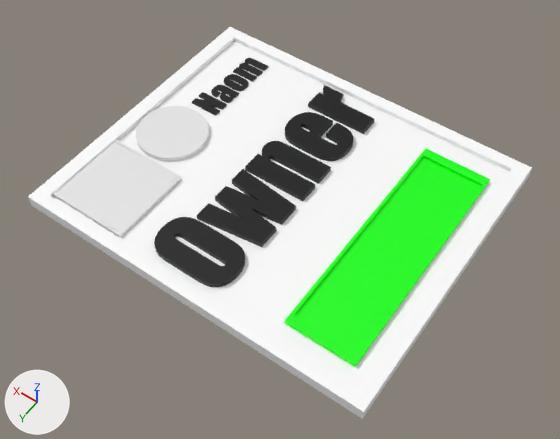
An edit to the Blender file 3D_Class_HW/Badge.blend, drawn before and after from the same camera.
The view is the same before and after, from a 50 mm camera at (-230.0, 272.0, 390.0) aimed at (-41.0, 8.0, -25.0). Arrows for +X, +Y and +Z are at lower left; the lights stay in place. The first picture is the older version.

Before the edit, the objects in view are built like this:
```python
me_circle_002 = bpy.data.meshes.new('Circle.002')
me_circle_002.from_pydata(...)  # a 32-sided cylinder along z spanning x -1.0..1.0, y -1.0..1.0, z 0.0..0.19
me_circle_002.materials.append(mat_material_003)  # its picture is missing
me_cube_001 = bpy.data.meshes.new('Cube.001')
me_cube_001.from_pydata(...)  # 20 vertices, 18 faces; spans x -1.0..1.0, y -1.0..1.0, z -1.0..2.24
me_cube_001.materials.append(mat_material_001)  # white #ffffff
me_cube_004 = bpy.data.meshes.new('Cube.004')
me_cube_004.from_pydata(...)  # 20 vertices, 18 faces; spans x -1.0..1.0, y -1.0..1.0, z -1.0..2.24
me_cube_004.materials.append(mat_material_006)  # green #00ff00
ob_circle = bpy.data.objects.new('Circle', me_circle_002)
ob_circle.parent = ob_cube
ob_circle.matrix_parent_inverse = Matrix(((0.00763, 0.0, 0.0, 0.245), (0.0, 0.00913, 0.0, 0.0866), (0.0, 0.0, 0.359, 5.264), (0.0, 0.0, 0.0, 1.0)))
ob_circle.location = (60.25, -2.185, -13.33)
ob_circle.rotation_euler = (0.0, 0.0, -3.142)  # degrees (0, 0, -180)
ob_circle.scale = (26.0, 26.0, 26.0)
ob_cube = bpy.data.objects.new('Cube', me_cube_001)
ob_cube.location = (-32.1, -9.5, -14.7)
ob_cube.scale = (131.0, 110.0, 2.78)
ob_cube_002 = bpy.data.objects.new('Cube.002', me_cube_004)
ob_cube_002.parent = ob_cube
ob_cube_002.matrix_parent_inverse = Matrix(((0.00763, 0.0, 0.0, 0.245), (0.0, 0.00913, 0.0, 0.0866), (0.0, 0.0, 0.359, 5.264), (0.0, 0.0, 0.0, 1.0)))
ob_cube_002.location = (-119.6, -7.291, -12.12)
ob_cube_002.scale = (24.8, 85.7, 1.57)
# also in view: 'Cube.001' at (58.0, 57.0, -11.0); 'Text.001' at (-21.0, -10.0, -11.0); 'Text' at (58.0, -68.0, -12.0)
```
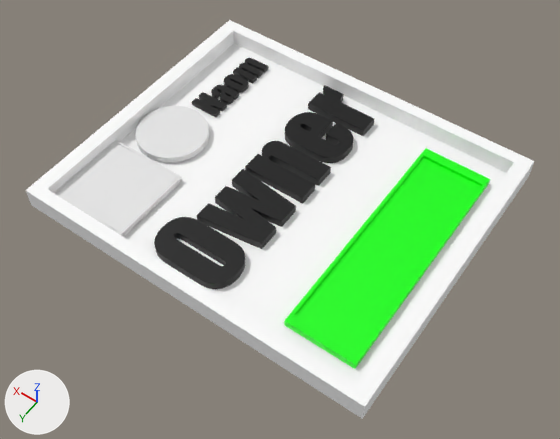
The newer file is also turned or shifted as a whole; pictures and numbers use the older file's frame.

Changed parts and their boxes (x1, y1, x2, y2) in the pictures (560 x 439 px):
'Cube', reshaped
    before: (28, 27, 532, 419)
    after: (25, 20, 535, 419)
part 1 of me_cube_001, reshaped
    before: (28, 27, 532, 412)
    after: (25, 20, 535, 412)

The edits, one by one:
me_cube_001 is used by ob_cube; location (-32.1, -9.5, -14.7); scale (131.0, 110.0, 2.78).
me_cube_001 had 20 vertices, 18 faces and spanned x -1.0..1.0, y -1.0..1.0, z -1.0..2.24.
me_cube_001 now has 32 vertices, 30 faces and spans x -1.0..1.0, y -1.0..1.0, z -1.0..4.6.
Part 1, on me_cube_001:
5 faces are deleted.
4 vertices are added at (-0.92, -0.92, 0.19), (-0.92, 0.92, 0.19), (0.92, 0.92, 0.19), (0.92, -0.92, 0.19).
8 new vertices lie (0.0, 0.0, 2.36) away from vertices in x -1.0..1.0, y -1.0..1.0, z 2.24.
17 new faces join them.
